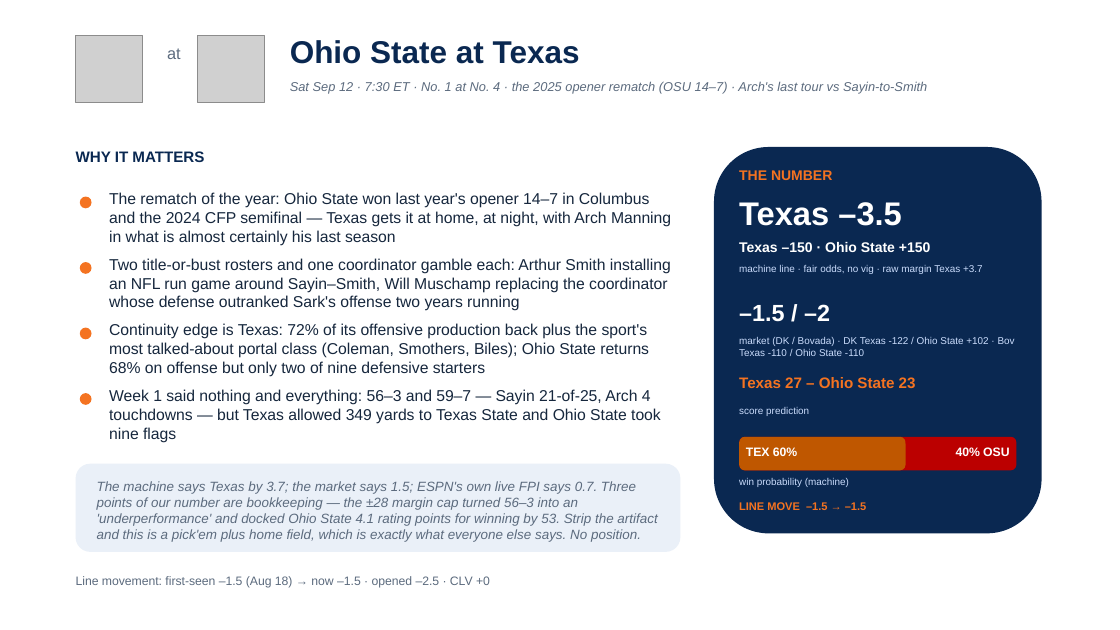
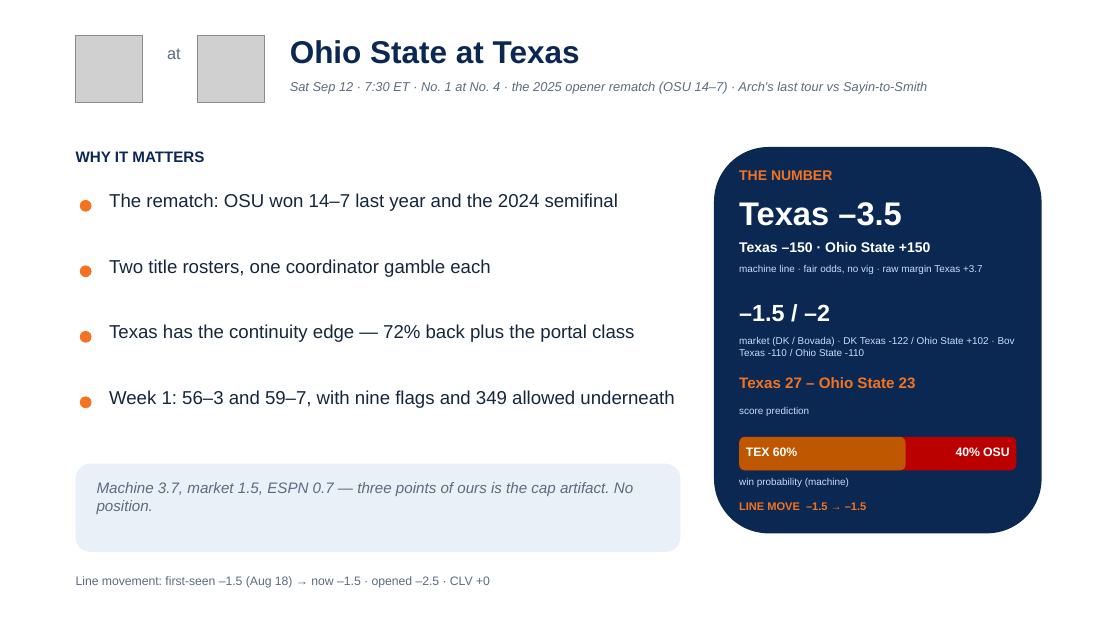
Before and after one commit to lucasalvarezflorida-lab/ncaa-fbs-analytics, a slide deck: slide 18 of decks/2026_Week2_Episode3.pptx. Drawn at 1120x630 pixels with LibreOffice and Linux fonts; fonts in the diff are those of the drawing; grey boxes stand for pictures. Boxes give left, top, right and bottom in pixels: in the first picture for what was removed or moved away, otherwise in the second. Text is boxed around its words. In the diff, an @@ line names an element or a change of style, - is before the commit and + after.

```diff
--- a/decks/2026_Week2_Episode3.pptx
+++ b/decks/2026_Week2_Episode3.pptx
@@ text at (109, 193, 618, 211): text changed; size 13.5 to 16 pt @@
-The rematch of the year: Ohio State won last year's opener 14–7 in Columbus and the 2024 CFP semifinal — Texas gets it at home, at night, with Arch Manning in what is almost certainly his last season
+The rematch: OSU won 14–7 last year and the 2024 semifinal
@@ text at (109, 259, 490, 277): text changed; size 13.5 to 16 pt @@
-Two title-or-bust rosters and one coordinator gamble each: Arthur Smith installing an NFL run game around Sayin–Smith, Will Muschamp replacing the coordinator whose defense outranked Sark's offense two years running
+Two title rosters, one coordinator gamble each
@@ text at (109, 324, 634, 342): text changed; size 13.5 to 16 pt @@
-Continuity edge is Texas: 72% of its offensive production back plus the sport's most talked-about portal class (Coleman, Smothers, Biles); Ohio State returns 68% on offense but only two of nine defensive starters
+Texas has the continuity edge — 72% back plus the portal class
@@ 4 ellipses: place and size @@
-4 ellipses at (80, 197, 92, 405)
+4 ellipses at (80, 200, 92, 408)
@@ text at (109, 390, 674, 408): text changed; size 13.5 to 16 pt @@
-Week 1 said nothing and everything: 56–3 and 59–7 — Sayin 21-of-25, Arch 4 touchdowns — but Texas allowed 349 yards to Texas State and Ohio State took nine flags
+Week 1: 56–3 and 59–7, with nine flags and 349 allowed underneath
@@ text at (97, 482, 633, 514): text changed; size 11.5 to 13 pt @@
-The machine says Texas by 3.7; the market says 1.5; ESPN's own live FPI says 0.7. Three points of our number are bookkeeping — the ±28 margin cap turned 56–3 into an 'underperformance' and docked Ohio State 4.1 rating points for winning by 53. Strip the artifact and this is a pick'em plus home field, which is exactly what everyone else says. No position.
+Machine 3.7, market 1.5, ESPN 0.7 — three points of ours is the cap artifact. No position.
```
Also in this commit, not shown: 14 other slides changed, 1 other file.
